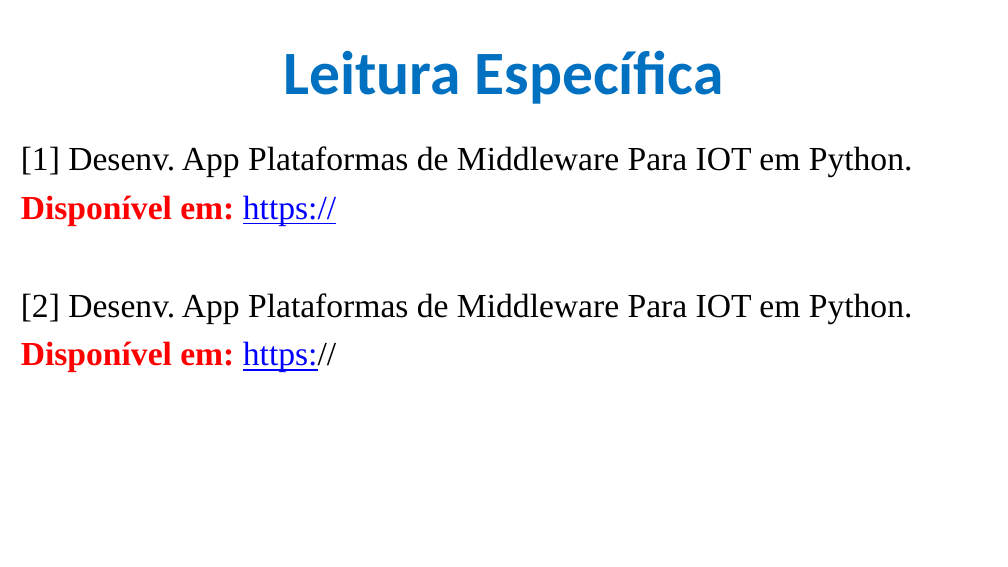
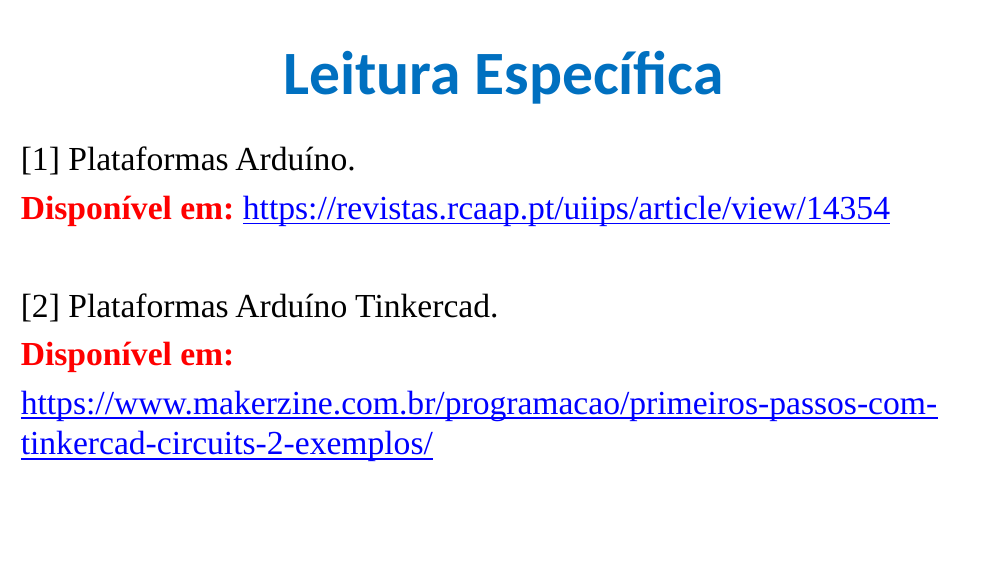
Before and after one commit to CloudEducationBrazil/WydenArea1AplicacaoCloudIndustria40Python, a slide deck: slide 21 of 01 Classes/Aula 03 - Aplicação Cloud Indústria 40 Python IoT Plataforma Arduino Tinkercad.pptx (slide 5 before the commit). Drawn at 1008x567 pixels with LibreOffice and Linux fonts; fonts in the diff are those of the drawing; background and template pictures are left out. Boxes give left, top, right and bottom in pixels: in the first picture for what was removed or moved away, otherwise in the second. Text is boxed around its words. In the diff, an @@ line names an element or a change of style, - is before the commit and + after.

Commit message:
aula 03 Python IoT 20032023

```diff
--- a/01 Classes/Aula 03 - Aplicação Cloud Indústria 40 Python IoT Plataforma Arduino Tinkercad.pptx
+++ b/01 Classes/Aula 03 - Aplicação Cloud Indústria 40 Python IoT Plataforma Arduino Tinkercad.pptx
@@ text at (x1=21, y1=146, x2=937, y2=461): text changed; text colour #000000 to #0000FF @@
-[1] Desenv. App Plataformas de Middleware Para IOT em Python.
-Disponível em: https://
-[2] Desenv. App Plataformas de Middleware Para IOT em Python.
-Disponível em: https://
+[1] Plataformas Arduíno.
+Disponível em: https://revistas.rcaap.pt/uiips/article/view/14354
+[2] Plataformas Arduíno Tinkercad.
+Disponível em:
+https://www.makerzine.com.br/programacao/primeiros-passos-com-tinkercad-circuits-2-exemplos/
```
Also in this commit, not shown: 5 other slides changed, 16 slides added, 1 other file.
